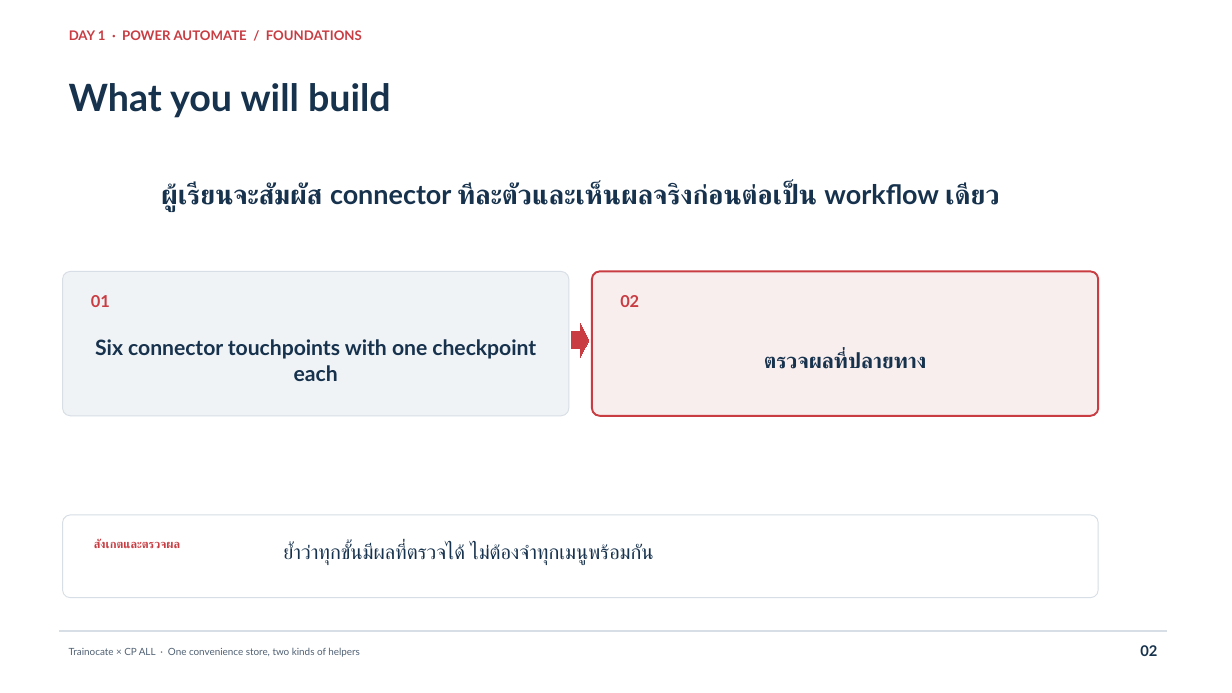
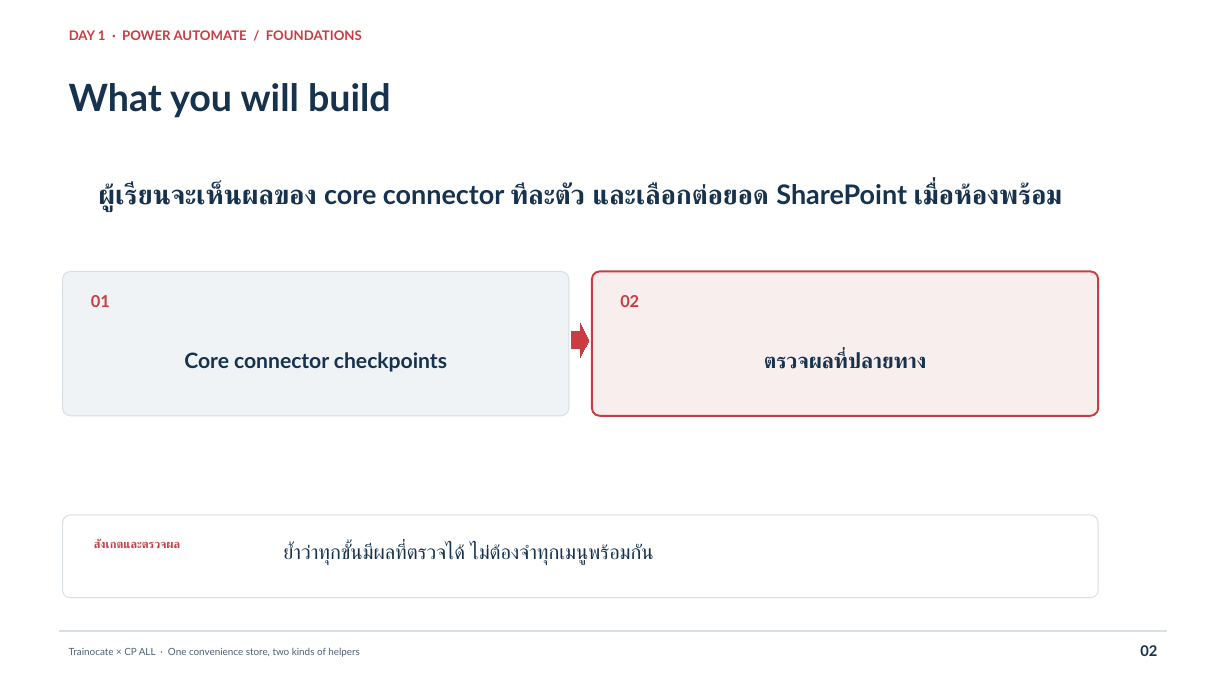
Before and after one commit to teerasej/cpall-gosoft-power-automate-2026, a slide deck: slide 2 of docs/public/downloads/CPAll-Power-Automate-Day-1.pptx. Drawn at 1232x693 pixels with LibreOffice and Linux fonts; fonts in the diff are those of the drawing. Boxes give left, top, right and bottom in pixels: in the first picture for what was removed or moved away, otherwise in the second. Text is boxed around its words. In the diff, an @@ line names an element or a change of style, - is before the commit and + after.

Commit message:
Make SharePoint an optional Day 1 extension

```diff
--- a/docs/public/downloads/CPAll-Power-Automate-Day-1.pptx
+++ b/docs/public/downloads/CPAll-Power-Automate-Day-1.pptx
@@ text at [98, 183, 1063, 211]: text changed @@
-ผู้เรียนจะสัมผัส connector ทีละตัวและเห็นผลจริงก่อนต่อเป็น workflow เดียว
+ผู้เรียนจะเห็นผลของ core connector ทีละตัว และเลือกต่อยอด SharePoint เมื่อห้องพร้อม
@@ text at [184, 352, 447, 372]: text changed @@
-Six connector touchpoints with one checkpoint each
+Core connector checkpoints
```
Also in this commit, not shown: 7 other slides changed, 13 other files.
